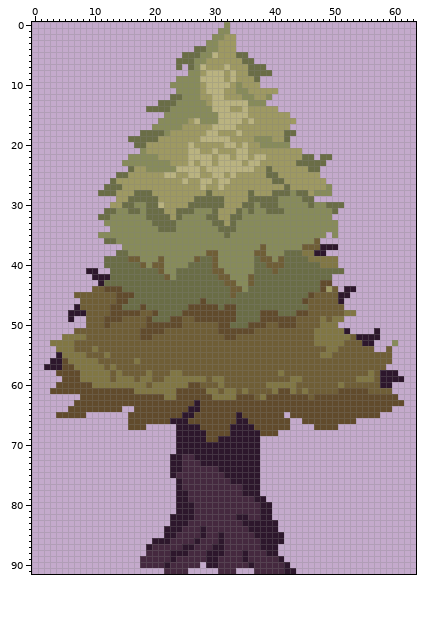
Edited in one commit: sprite sheet (Assets/Sprites/Props/tree-forest-1.png). That is the earlier state.
The file is 64x92 pixels.
And afterwards:
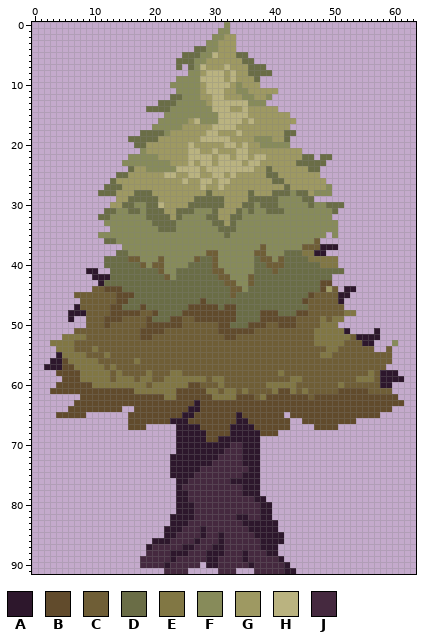
Palette (. is transparent): A #2d172c  B #614b2c  C #6f5e36  D #6a6d46  E #817744  F #878b5a  G #9e9962  H #bab380  J #45293f
Change:
Changed rows in their new state; - is an unchanged pixel.
first column x 24:
70 ---------JJ-
71 --------JJJ-
72 -AA----JJJJ-
73 -AAA--JJJJJ-
74 -AAA---JJJJJ
75 AAA-----JJJ-
76 -A----------
Changed places in both pictures, as pixel boxes (x1, y1, x2, y2):
changed: (176, 442, 248, 484)
